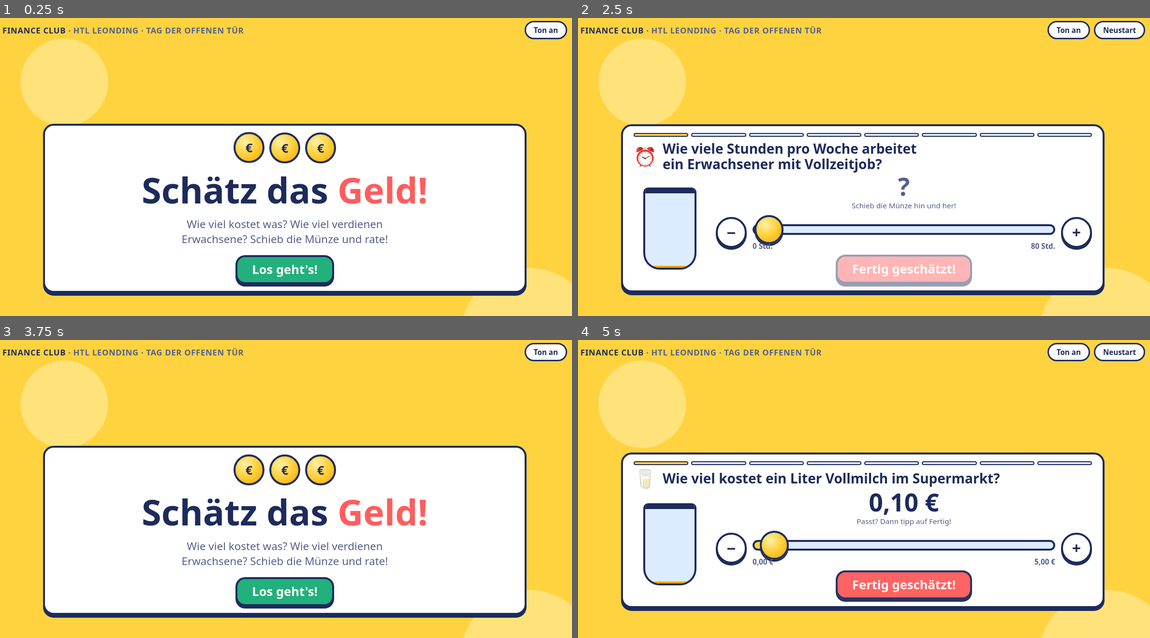
Above: before the commit, frames 1-4 (two rows, left to right).
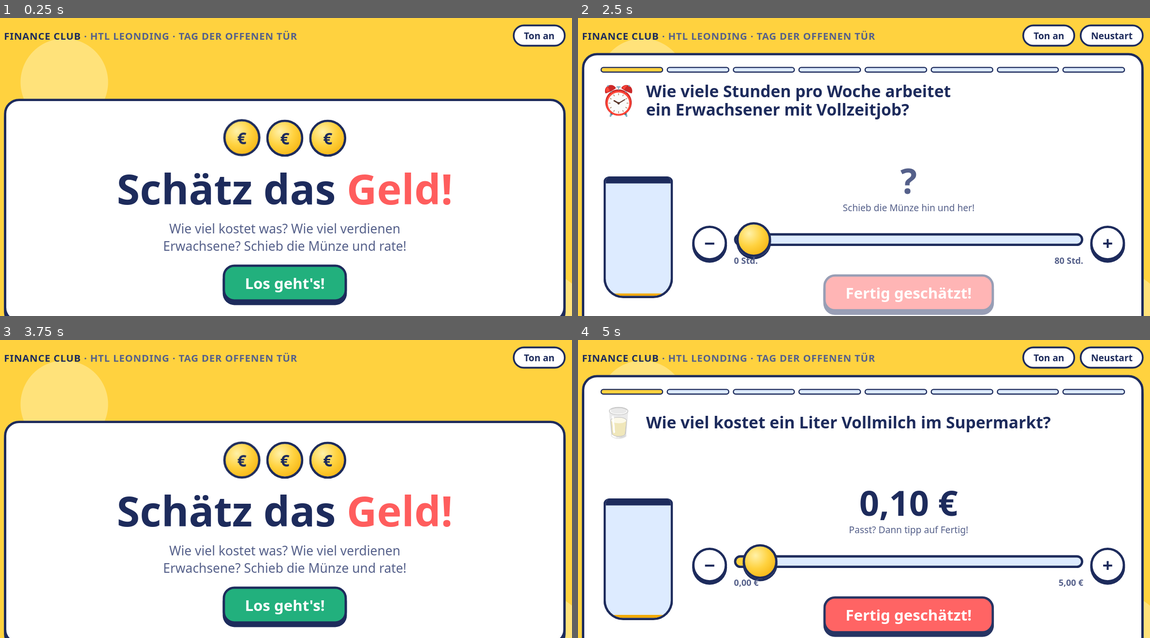
Above: after the commit, the same moments.

Repository: NicoBramelHTL/financeClubSchaetzspiel
Game: browser game, page index.html
Same seed, same stepped clock (60 frames per second), same inputs: the game is played once before the commit and once after it.
Inputs (mouse positions are in pixels of both pictures, inside the frame that each line leads up to; where the layout moved, square brackets give the same spot in the first picture):
- Up to frame 1 (0.25 s): no input
- Up to frame 2 (2.5 s): click (646, 53) at 0.27 s; click (646, 59) at 1.07 s; click "Ton an" at 1.27 s; click (618, 44) at 1.67 s; click "Ton aus" at 1.87 s; click (675, 41) at 2.27 s; click "Los geht's!" at 2.47 s
- Up to frame 3 (3.75 s): click (91, 390) at 2.87 s; click (331, 560) [326, 551] at 3.07 s; click (28, 393) at 3.47 s; click "Neustart" at 3.67 s
- Up to frame 4 (5 s): click (646, 360) at 4.07 s; click "Los geht's!" at 4.27 s; click (686, 378) at 4.67 s; click "+" at 4.87 s

The runs differ from the first frame. In frame 1, 35% of the frame differs, in the area x 0-100%, y 0-100%; in frame 2, 56%; in frame 3, 35%; in frame 4, 61%.

Commit message:
Feste Spielfläche, die aufs Display skaliert
Das Spiel wird auf einer festen Bühne (quer 1000x625, hoch 680x1000)
gebaut und per transform auf jede Bildschirmgröße eingepasst. Scrollen,
Zoomen und Pull-to-Refresh sind gesperrt. Der Service Worker lädt mit
Internet jetzt immer die neueste Version und fällt nur offline auf den
Cache zurück.

Diff:
--- a/css/style.css
+++ b/css/style.css
@@ -1,15 +1,10 @@
-/* Reset + Safe-Area (Notch/Home-Indicator auf Tablets) */
+/* Layout: feste Spielfläche ("Bühne"), die js/game.js per transform aufs Display skaliert.
+   Querformat 1000×625, Hochformat 680×1000. Alle Größen sind feste px-Werte für diese
+   Bühne, deshalb passt immer alles auf den Bildschirm und es gibt nie etwas zu scrollen.
+   Bewusst nur ein (helles) Farbschema, darum sind alle Farben fest gesetzt. */
 *, *::before, *::after { box-sizing: border-box; }
-:root {
-  padding-top: env(safe-area-inset-top, 0px);
-  padding-bottom: env(safe-area-inset-bottom, 0px);
-}
-body { margin: 0; }
 [hidden] { display: none !important; }
 
-/* Layout: one-screen tablet game. Gold-coin yellow ground, white question card,
-   a coin jar on the left that fills as the slider moves, controls on the right.
-   Deliberately single-theme (bright kids' look), so colors are set explicitly. */
 :root {
   --gold: #FFD23F;
   --gold-deep: #F2A900;
@@ -23,98 +18,107 @@
   --font-body: "Nunito", "Segoe UI", system-ui, sans-serif;
   color-scheme: light;
 }
-html, body { height: 100%; }
+html, body {
+  margin: 0; height: 100%; overflow: hidden;
+  overscroll-behavior: none;
+}
 body {
+  position: fixed; inset: 0;
   background: var(--gold);
   background-image: radial-gradient(circle at 12% 18%, #FFE27A 0 90px, transparent 91px),
                     radial-gradient(circle at 92% 88%, #FFE27A 0 140px, transparent 141px);
   color: var(--ink);
   font-family: var(--font-body);
   font-size: 18px;
-  overflow: hidden;
+  touch-action: none; /* kein Scrollen, kein Zoomen, kein Pull-to-Refresh */
   -webkit-user-select: none; user-select: none;
   -webkit-tap-highlight-color: transparent;
-}
-button { font: inherit; color: inherit; touch-action: manipulation; cursor: pointer; }
+  -webkit-touch-callout: none;
+}
+button { font: inherit; color: inherit; cursor: pointer; }
 button:focus-visible, input:focus-visible { outline: 4px solid var(--ink); outline-offset: 3px; }
 
+/* Bühne */
 .app {
-  height: 100%;
+  position: absolute; left: 0; top: 0;
+  width: 1000px; height: 625px;
+  transform-origin: 0 0;
   display: grid;
-  grid-template-rows: auto 1fr;
-  padding-left: max(16px, env(safe-area-inset-left, 0px));
-  padding-right: max(16px, env(safe-area-inset-right, 0px));
-  padding-block: 12px 16px;
-  box-sizing: border-box;
-  gap: 12px;
+  grid-template-rows: 40px minmax(0, 1fr);
+  gap: 10px;
+  padding: 12px 16px 20px;
 }
 .topbar { display: flex; align-items: center; justify-content: space-between; gap: 12px; }
-.club { font-family: var(--font-display); font-weight: 800; font-size: 1.05rem; letter-spacing: .04em; text-transform: uppercase; }
+.club { font-family: var(--font-display); font-weight: 800; font-size: 17px; letter-spacing: .04em; text-transform: uppercase; white-space: nowrap; }
 .club span { color: var(--ink-soft); font-weight: 600; }
 .top-actions { display: flex; gap: 8px; }
 .pill-btn {
   border: 3px solid var(--ink); background: var(--card); border-radius: 999px;
-  padding: 6px 16px; font-weight: 800; font-size: .95rem;
+  padding: 5px 16px; font-weight: 800; font-size: 16px;
 }
 
 .screen { min-height: 0; display: grid; place-items: center; }
 .card {
   background: var(--card);
   border: 4px solid var(--ink);
-  border-radius: 28px;
-  box-shadow: 0 10px 0 var(--ink);
-  width: min(1000px, 100%);
+  border-radius: 26px;
+  box-shadow: 0 8px 0 var(--ink);
+  width: 100%;
   max-height: 100%;
-  box-sizing: border-box;
-  padding: clamp(16px, 3vw, 32px);
-  overflow: auto;
-}
-
-/* Start + end */
-.hero { text-align: center; display: grid; gap: 18px; justify-items: center; }
+  padding: 20px 28px;
+  overflow: hidden;
+}
+
+/* Start + Ende */
+.hero { text-align: center; display: grid; gap: 18px; justify-items: center; padding-block: 32px; }
 .hero h1 {
   font-family: var(--font-display); font-weight: 800; margin: 0;
-  font-size: clamp(2.6rem, 7vw, 4.6rem); line-height: 1; text-wrap: balance;
+  font-size: 72px; line-height: 1; text-wrap: balance;
 }
 .hero h1 em { font-style: normal; color: var(--coral); }
-.hero p { margin: 0; font-size: clamp(1.1rem, 2.4vw, 1.4rem); max-width: 34ch; color: var(--ink-soft); text-wrap: balance; }
+.hero p { margin: 0; font-size: 22px; max-width: 34ch; color: var(--ink-soft); text-wrap: balance; }
 .coins-row { display: flex; gap: 10px; justify-content: center; }
 .coin {
   width: 64px; height: 64px; border-radius: 50%;
   background: radial-gradient(circle at 35% 30%, #FFF1A8, var(--gold) 45%, var(--gold-deep));
   border: 4px solid var(--ink);
   display: grid; place-items: center;
-  font-family: var(--font-display); font-weight: 800; font-size: 1.6rem;
+  font-family: var(--font-display); font-weight: 800; font-size: 28px;
   animation: bob 2.4s ease-in-out infinite;
 }
 .coin:nth-child(2) { animation-delay: .3s; } .coin:nth-child(3) { animation-delay: .6s; }
 @keyframes bob { 50% { transform: translateY(-10px) rotate(-6deg); } }
 
 .big-btn {
-  font-family: var(--font-display); font-weight: 800;
-  font-size: clamp(1.5rem, 3.4vw, 2rem);
+  font-family: var(--font-display); font-weight: 800; font-size: 26px;
   background: var(--coral); color: var(--card);
   border: 4px solid var(--ink); border-radius: 20px;
-  padding: 12px 40px; min-height: 72px;
+  padding: 8px 34px; min-height: 64px;
   box-shadow: 0 6px 0 var(--ink);
+  white-space: nowrap;
   transition: transform .08s, box-shadow .08s, opacity .2s;
 }
 .big-btn:active { transform: translateY(5px); box-shadow: 0 1px 0 var(--ink); }
 .big-btn.go { background: var(--mint); }
 .big-btn:disabled { opacity: .45; cursor: default; transform: none; box-shadow: 0 6px 0 var(--ink); }
 
-/* Question screen */
-.q-head { display: flex; align-items: center; gap: 16px; margin-bottom: 8px; }
-.q-emoji { font-size: clamp(2.6rem, 6vw, 3.6rem); line-height: 1; }
-.q-text { font-family: var(--font-display); font-weight: 800; font-size: clamp(1.45rem, 3.3vw, 2.2rem); line-height: 1.15; margin: 0; text-wrap: balance; }
-.progress { display: flex; gap: 6px; margin-bottom: 14px; }
+/* Fragebildschirm: Karte füllt die Bühne, der Spielbereich bekommt den Rest */
+#quizScreen { align-items: stretch; }
+#quizScreen .card { height: 100%; display: flex; flex-direction: column; }
+.progress { display: flex; gap: 6px; margin-bottom: 12px; flex: none; }
 .progress i { flex: 1; height: 10px; border-radius: 5px; background: var(--sky); border: 2px solid var(--ink); }
 .progress i.done { background: var(--mint); }
 .progress i.now { background: var(--gold); }
-
-.play { display: grid; grid-template-columns: 150px minmax(0, 1fr); gap: clamp(16px, 3vw, 32px); align-items: center; }
+.q-head { display: flex; align-items: center; gap: 16px; flex: none; min-height: 70px; }
+.q-emoji { font-size: 50px; line-height: 1; }
+.q-text { font-family: var(--font-display); font-weight: 800; font-size: 28px; line-height: 1.15; margin: 0; text-wrap: balance; }
+
+.play {
+  flex: 1; min-height: 0;
+  display: grid; grid-template-columns: 130px minmax(0, 1fr); gap: 28px; align-items: center;
+}
 .jar {
-  position: relative; height: 230px; width: 130px; justify-self: center;
+  position: relative; height: 210px; width: 120px; justify-self: center;
   border: 4px solid var(--ink); border-top-width: 0; border-radius: 10px 10px 34px 34px;
   background: var(--sky); overflow: hidden;
 }
@@ -130,26 +134,26 @@
   z-index: 1; display: none;
 }
 
-.controls { display: grid; gap: 14px; min-width: 0; }
+.controls { display: grid; gap: 10px; min-width: 0; }
 .value {
   font-family: var(--font-display); font-weight: 800;
-  font-size: clamp(2.6rem, 7vw, 4.4rem); line-height: 1; text-align: center;
+  font-size: 60px; line-height: 1; text-align: center;
   font-variant-numeric: tabular-nums; min-height: 1em;
 }
 .value.untouched { color: var(--ink-soft); }
-.hint { text-align: center; color: var(--ink-soft); margin: -6px 0 0; font-size: 1rem; min-height: 1.3em; }
-
-.slider-row { display: grid; grid-template-columns: 64px minmax(0, 1fr) 64px; gap: 12px; align-items: center; }
+.hint { text-align: center; color: var(--ink-soft); margin: -4px 0 0; font-size: 16px; min-height: 22px; }
+
+.slider-row { display: grid; grid-template-columns: 60px minmax(0, 1fr) 60px; gap: 12px; align-items: center; }
 .step-btn {
-  width: 64px; height: 64px; border-radius: 50%;
+  width: 60px; height: 60px; border-radius: 50%;
   border: 4px solid var(--ink); background: var(--card);
-  font-family: var(--font-display); font-weight: 800; font-size: 2rem; line-height: 1;
+  font-family: var(--font-display); font-weight: 800; font-size: 32px; line-height: 1;
   box-shadow: 0 4px 0 var(--ink);
 }
 .step-btn:active { transform: translateY(3px); box-shadow: 0 1px 0 var(--ink); }
 .track-wrap { position: relative; }
 input[type=range] {
-  -webkit-appearance: none; appearance: none; width: 100%; height: 72px; margin: 0;
+  -webkit-appearance: none; appearance: none; width: 100%; height: 68px; margin: 0;
   background: transparent; touch-action: none; display: block;
 }
 input[type=range]::-webkit-slider-runnable-track {
@@ -170,88 +174,68 @@
   background: radial-gradient(circle at 35% 30%, #FFF1A8, var(--gold) 45%, var(--gold-deep));
   border: 4px solid var(--ink);
 }
-.scale { display: flex; justify-content: space-between; font-weight: 800; color: var(--ink-soft); font-size: .95rem; margin-top: -6px; font-variant-numeric: tabular-nums; }
+.scale { display: flex; justify-content: space-between; font-weight: 800; color: var(--ink-soft); font-size: 15px; margin-top: -8px; font-variant-numeric: tabular-nums; }
 .answer-pin {
-  position: absolute; top: -8px; width: 0; display: none; pointer-events: none;
+  position: absolute; top: -6px; width: 0; display: none; pointer-events: none;
 }
 .answer-pin::before {
-  content: ""; position: absolute; left: -3px; top: 0; width: 6px; height: 88px; background: var(--coral); border-radius: 3px;
+  content: ""; position: absolute; left: -3px; top: 0; width: 6px; height: 80px; background: var(--coral); border-radius: 3px;
 }
 .answer-pin span {
-  position: absolute; bottom: 6px; transform: translateX(-50%); white-space: nowrap;
-  background: var(--coral); color: var(--card); font-weight: 800; font-size: .9rem;
-  padding: 2px 10px; border-radius: 999px; border: 3px solid var(--ink);
-}
-
-.actions { display: flex; justify-content: center; }
-
-/* Reveal panel */
-/* Ergebnis links, Weiter-Knopf rechts daneben: spart Höhe auf kleinen Tablets */
+  position: absolute; bottom: 4px; transform: translateX(-50%); white-space: nowrap;
+  background: var(--coral); color: var(--card); font-weight: 800; font-size: 15px;
+  padding: 1px 10px; border-radius: 999px; border: 3px solid var(--ink);
+}
+
+.actions { display: flex; justify-content: center; padding-top: 4px; }
+
+/* Ergebnis links, Weiter-Knopf rechts daneben */
 .reveal {
-  display: none; gap: 6px 20px; align-items: center;
+  display: none; gap: 4px 20px; align-items: center;
   grid-template-columns: minmax(0, 1fr) auto;
   grid-template-areas: "head btn" "text btn";
 }
 .reveal.show { display: grid; animation: pop .35s ease-out; }
-.reveal-head { grid-area: head; display: flex; align-items: center; gap: 12px; flex-wrap: wrap; }
-.reveal-text { grid-area: text; display: grid; gap: 4px; min-width: 0; }
+.reveal-head { grid-area: head; display: flex; align-items: center; gap: 12px; }
+.reveal-text { grid-area: text; display: grid; gap: 2px; min-width: 0; }
 #nextBtn { grid-area: btn; }
 @keyframes pop { from { transform: scale(.92); opacity: 0; } }
-.stars { display: flex; gap: 8px; }
-.stars svg { width: 46px; height: 46px; }
+.stars { display: flex; gap: 6px; flex: none; }
+.stars svg { width: 38px; height: 38px; }
 .stars svg.on { animation: starpop .4s backwards; }
 .stars svg:nth-child(2) { animation-delay: .15s; } .stars svg:nth-child(3) { animation-delay: .3s; }
 @keyframes starpop { from { transform: scale(0) rotate(-40deg); } 70% { transform: scale(1.25); } }
-.verdict { font-family: var(--font-display); font-weight: 800; font-size: clamp(1.5rem, 3.4vw, 2rem); margin: 0; }
-.truth { margin: 0; font-size: 1.2rem; }
-.truth b { color: var(--coral); font-size: 1.4rem; }
-.fact { margin: 0; color: var(--ink-soft); font-size: 1.05rem; text-wrap: pretty; }
+.verdict { font-family: var(--font-display); font-weight: 800; font-size: 26px; line-height: 1.1; margin: 0; }
+.truth { margin: 0; font-size: 17px; line-height: 1.3; }
+.truth b { color: var(--coral); font-size: 20px; }
+.fact { margin: 0; color: var(--ink-soft); font-size: 15px; line-height: 1.35; text-wrap: pretty; }
+
+.hero .verdict { font-size: 34px; }
 .hero .stars { justify-content: center; }
-
-.score-big { font-family: var(--font-display); font-weight: 800; font-size: clamp(3rem, 9vw, 5.5rem); line-height: 1; }
+.hero .stars svg { width: 52px; height: 52px; }
+.score-big { font-family: var(--font-display); font-weight: 800; font-size: 84px; line-height: 1; }
 .score-big small { font-size: .45em; color: var(--ink-soft); }
-.idle-note { font-size: .95rem; color: var(--ink-soft); }
+.idle-note { font-size: 15px; color: var(--ink-soft); }
 
 #confetti { position: fixed; inset: 0; pointer-events: none; z-index: 10; }
 
-@media (max-width: 640px) {
-  .play { grid-template-columns: 1fr; }
-  .jar { display: none; }
-  .slider-row { grid-template-columns: 52px minmax(0, 1fr) 52px; gap: 8px; }
-  .step-btn { width: 52px; height: 52px; font-size: 1.6rem; }
-  .reveal { grid-template-columns: 1fr; grid-template-areas: "head" "text" "btn"; justify-items: center; text-align: center; }
-  .reveal-head { justify-content: center; }
-}
-/* Kleine Tablets im Querformat: alles enger, damit nichts gescrollt werden muss */
-@media (max-height: 760px) {
-  .app { padding-block: 8px 12px; gap: 8px; }
-  .card { padding: 14px 22px; border-radius: 22px; box-shadow: 0 6px 0 var(--ink); }
-  .progress { margin-bottom: 8px; }
-  .progress i { height: 8px; }
-  .q-head { margin-bottom: 4px; gap: 12px; }
-  .q-emoji { font-size: 2.4rem; }
-  .q-text { font-size: clamp(1.2rem, 2.8vw, 1.75rem); }
-  .play { gap: 20px; }
-  .jar { height: 170px; width: 110px; }
-  .controls { gap: 8px; }
-  .value { font-size: clamp(2.2rem, 5.5vw, 3.2rem); }
-  .hint { margin-top: -4px; font-size: .95rem; }
-  input[type=range] { height: 64px; }
-  .scale { margin-top: -8px; }
-  .big-btn { min-height: 60px; padding: 8px 30px; font-size: clamp(1.3rem, 3vw, 1.6rem); box-shadow: 0 5px 0 var(--ink); }
-  .stars svg { width: 38px; height: 38px; }
-  .verdict { font-size: clamp(1.25rem, 2.8vw, 1.6rem); }
-  .truth { font-size: 1.05rem; }
-  .truth b { font-size: 1.2rem; }
-  .fact { font-size: .95rem; }
-}
-@media (max-height: 560px) {
-  .club { font-size: .9rem; }
-  .pill-btn { padding: 3px 12px; font-size: .85rem; }
-  .jar { height: 130px; width: 96px; }
-  .q-emoji { font-size: 2rem; }
-  .hint { font-size: .85rem; }
-}
+/* Hochformat-Bühne (680×1000): untereinander statt nebeneinander */
+.portrait .app { width: 680px; height: 1000px; padding: 16px 16px 24px; }
+.portrait .club { font-size: 14px; }
+.portrait .pill-btn { padding: 4px 12px; font-size: 14px; }
+.portrait .card { padding: 24px 24px; }
+.portrait .hero h1 { font-size: 64px; }
+.portrait .q-head { min-height: 100px; }
+.portrait .q-text { font-size: 30px; }
+.portrait .play { grid-template-columns: 1fr; grid-template-rows: auto auto; align-content: center; gap: 24px; }
+.portrait .jar { height: 170px; width: 110px; }
+.portrait .controls { gap: 14px; }
+.portrait .value { font-size: 66px; }
+.portrait .reveal { grid-template-columns: 1fr; grid-template-areas: "head" "text" "btn"; justify-items: center; text-align: center; gap: 10px; }
+.portrait .reveal-head { flex-direction: column; gap: 6px; }
+.portrait .truth { font-size: 19px; }
+.portrait .fact { font-size: 17px; }
+
 @media (prefers-reduced-motion: reduce) {
   *, *::before, *::after { animation: none !important; transition: none !important; }
 }
--- a/index.html
+++ b/index.html
@@ -2,7 +2,7 @@
 <html lang="de">
 <head>
   <meta charset="utf-8">
-  <meta name="viewport" content="width=device-width, initial-scale=1, viewport-fit=cover">
+  <meta name="viewport" content="width=device-width, initial-scale=1, maximum-scale=1, user-scalable=no, viewport-fit=cover">
   <title>Schätz das Geld!</title>
   <meta name="description" content="Touch-Schätzspiel für Kinder rund ums Thema Geld – vom Finance Club der HTL Leonding für den Tag der offenen Tür.">
   <meta name="theme-color" content="#FFD23F">
--- a/js/game.js
+++ b/js/game.js
@@ -7,6 +7,23 @@
 const slider = $("slider");
 
 let deck = [], idx = 0, totalStars = 0, touched = false, revealed = false, soundOn = true;
+
+// Feste Bühne aufs Display skalieren (siehe css/style.css): passt immer, nie scrollen
+const STAGE = { landscape: { w: 1000, h: 625 }, portrait: { w: 680, h: 1000 } };
+const app = document.querySelector(".app");
+function fit() {
+  const vw = window.visualViewport ? visualViewport.width : innerWidth;
+  const vh = window.visualViewport ? visualViewport.height : innerHeight;
+  const portrait = vh > vw * 1.15;
+  document.documentElement.classList.toggle("portrait", portrait);
+  const st = portrait ? STAGE.portrait : STAGE.landscape;
+  const s = Math.min(vw / st.w, vh / st.h);
+  app.style.transform = `translate(${(vw - st.w * s) / 2}px, ${(vh - st.h * s) / 2}px) scale(${s})`;
+}
+fit();
+addEventListener("resize", fit);
+addEventListener("orientationchange", () => setTimeout(fit, 200));
+window.visualViewport?.addEventListener("resize", fit);
 
 function fmt(v, q) {
   if (q.unit === "year") return String(Math.round(v));
--- a/sw.js
+++ b/sw.js
@@ -1,6 +1,7 @@
 // Cacht alle Spieldateien, damit das Spiel am Stand auch ohne WLAN läuft.
+// Mit Internet wird immer die neueste Version geladen, ohne Internet die gespeicherte.
 // Nach Änderungen an Dateien die Versionsnummer erhöhen.
-const CACHE = "schaetz-das-geld-v4";
+const CACHE = "schaetz-das-geld-v5";
 const FILES = [
   "./",
   "index.html",
@@ -23,17 +24,23 @@
   );
 });
 
-// Cache first; Google Fonts werden beim ersten Laden mitgecacht
+// Network first (max. 3 s), sonst Cache. Google Fonts werden mitgecacht.
 self.addEventListener("fetch", (e) => {
   if (e.request.method !== "GET") return;
+  const url = new URL(e.request.url);
+  const cacheable = url.origin === location.origin || url.host.endsWith("fonts.googleapis.com") || url.host.endsWith("fonts.gstatic.com");
+  if (!cacheable) return;
+  const fromNetwork = fetch(e.request).then((res) => {
+    if (res.ok) {
+      const copy = res.clone();
+      caches.open(CACHE).then((c) => c.put(e.request, copy));
+    }
+    return res;
+  });
+  const timeout = new Promise((_, reject) => setTimeout(() => reject(new Error("timeout")), 3000));
   e.respondWith(
-    caches.match(e.request).then((hit) => hit || fetch(e.request).then((res) => {
-      const url = new URL(e.request.url);
-      if (res.ok && (url.origin === location.origin || url.host.endsWith("fonts.googleapis.com") || url.host.endsWith("fonts.gstatic.com"))) {
-        const copy = res.clone();
-        caches.open(CACHE).then((c) => c.put(e.request, copy));
-      }
-      return res;
-    }))
+    Promise.race([fromNetwork, timeout]).catch(() =>
+      caches.match(e.request).then((hit) => hit || fromNetwork)
+    )
   );
 });
